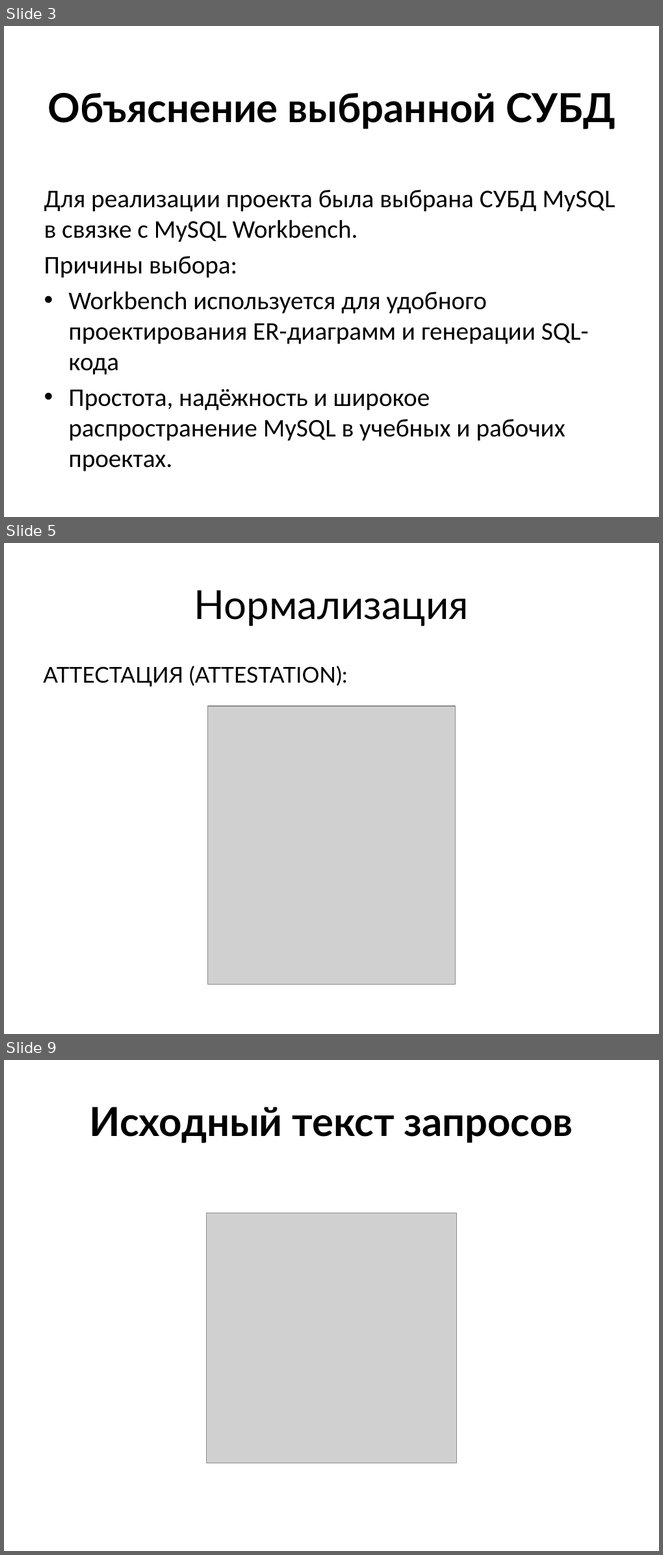
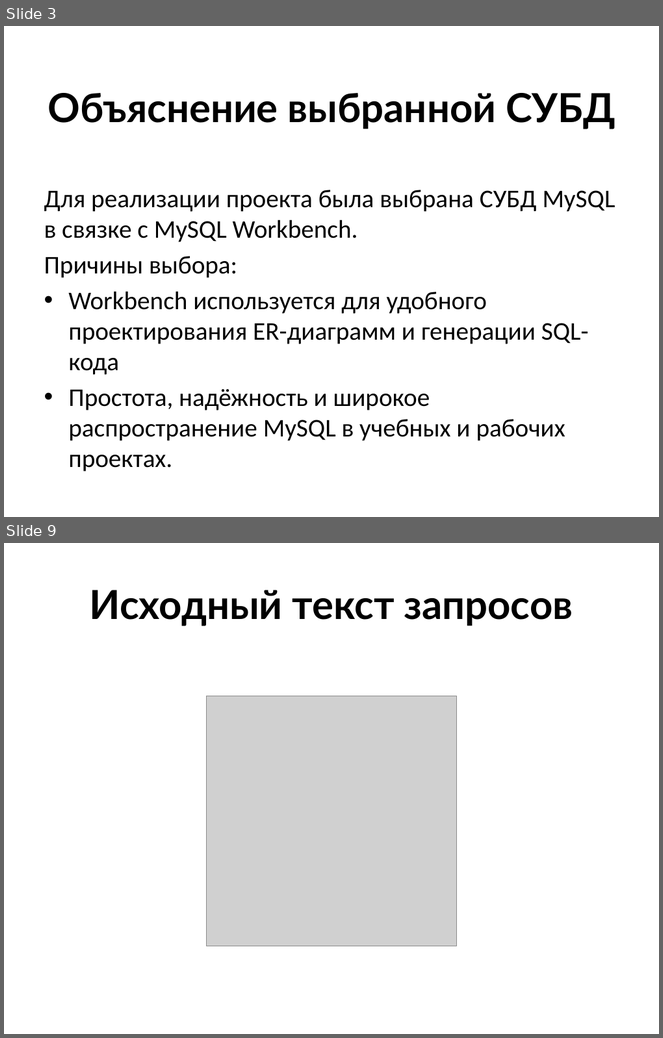
Before and after one commit to Olljux/mchs_project_DB, a slide deck: Проект БД.pptx. Shown one above the other, each under a label of ours: slides 3, 5 and 9 before the commit, slides 3 and 9 after it; the slides between them are not shown. The pictures are 663x1555 and 663x1038 pixels, drawn with LibreOffice and Linux fonts; fonts in the diff are those of the drawing; grey boxes stand for pictures. Boxes give left, top, right and bottom in pixels: in the first picture for what was removed or moved away, otherwise in the second. Text is boxed around its words. In the diff, an @@ line names an element or a change of style, - is before the commit and + after.

```diff
--- a/Проект БД.pptx
+++ b/Проект БД.pptx
@@ slide 5 removed at bbox=[4, 543, 659, 1034], background #FFFFFF @@
@@ title removed at bbox=[194, 590, 469, 626] @@
-Нормализация
@@ text removed at bbox=[43, 666, 348, 687] @@
-АТТЕСТАЦИЯ (ATTESTATION):
@@ picture removed at bbox=[207, 706, 456, 984] @@
```
Also in this commit, not shown: 4 slides changed, 2 slides added, 1 other slide removed, 1 other file.
